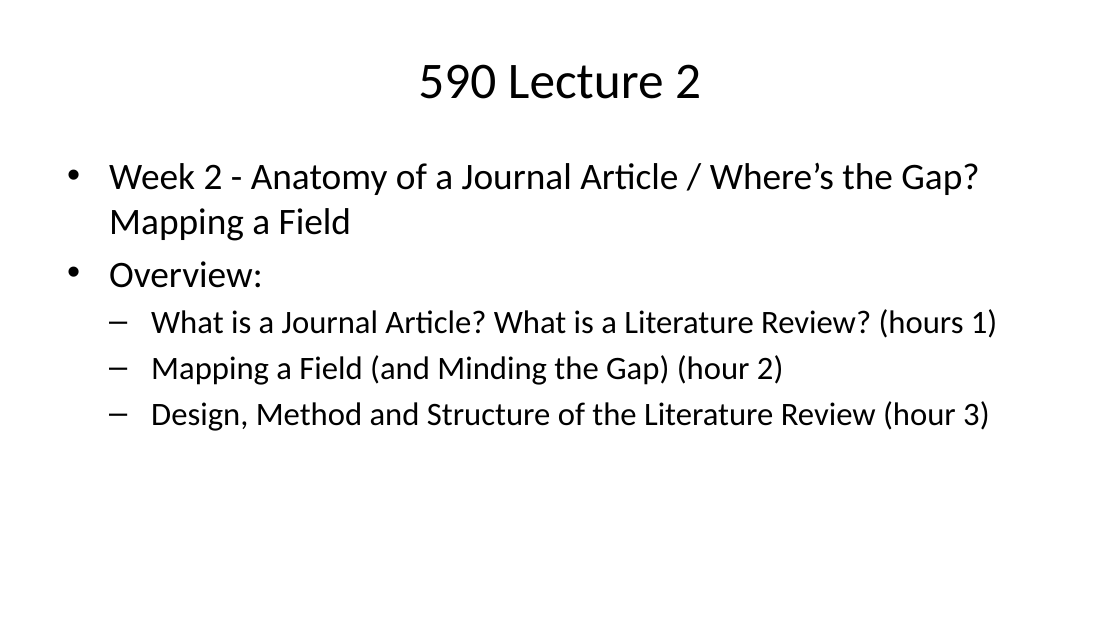
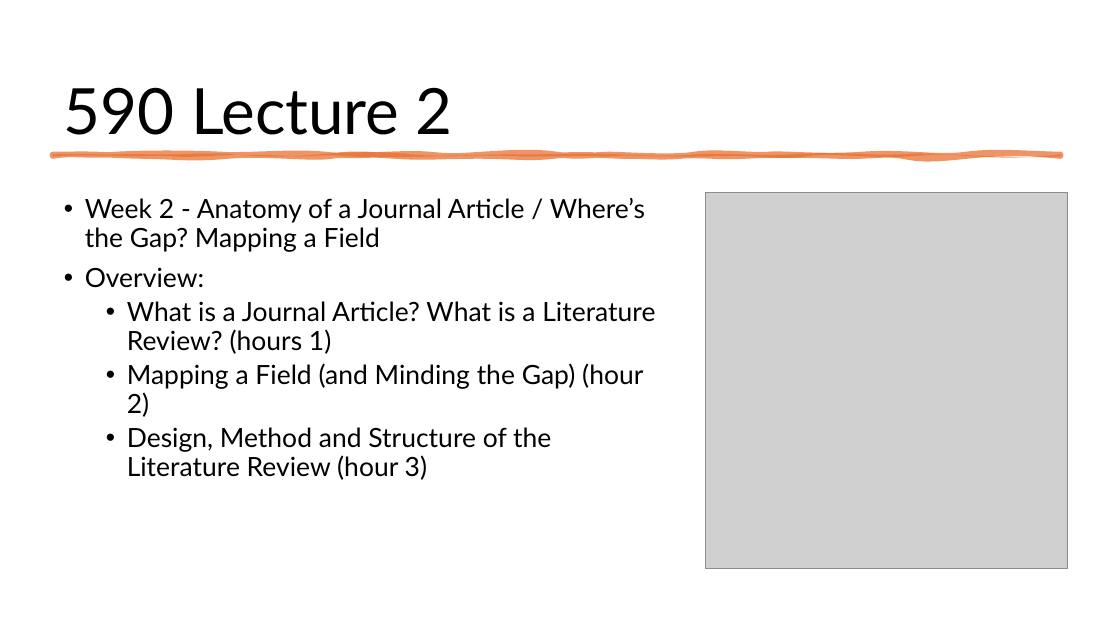
Before and after one commit to liammagee/night-owl, a slide deck: slide 1 of lectures/590-lecture-2.pptx. Drawn at 1120x630 pixels with LibreOffice and Linux fonts; fonts in the diff are those of the drawing; grey boxes stand for pictures. Boxes give left, top, right and bottom in pixels: in the first picture for what was removed or moved away, otherwise in the second. Text is boxed around its words. In the diff, an @@ line names an element or a change of style, - is before the commit and + after.

```diff
--- a/lectures/590-lecture-2.pptx
+++ b/lectures/590-lecture-2.pptx
@@ title "590 Lecture 2" at [64,87,453,135]: size 33 to 41 pt, font Calibri to Lato; alignment centre to left; line spacing 1 to 0.9; vertical alignment middle to bottom @@
@@ freeform shape added at [53,155,1061,156], fill #E97132 at 75% opacity, outline #E97132 3.5 pt @@
@@ text "Week 2 - Anatomy of ...": place and size @@
-text "Week 2 - Anatomy of ..." at [109,162,997,431]
+text "Week 2 - Anatomy of ..." at [85,198,655,480]
@@ text "Week 2 - Anatomy of ..." at [85,198,655,480]: size 24 to 17 pt in "Week 2 - Anatomy of a Journal ...", "Overview:"; font Calibri to Lato; size 21 to 17 pt in "What is a Journal Article? What is ...", "Mapping a Field (and Minding the Gap) ...", "Design, Method and Structure of the Literature ..."; indent changed; line spacing 1 to 0.9; more space between paragraphs; bullet – to • @@
@@ picture added at [706,193,1067,569] @@
```
Also in this commit, not shown: 31 other slides changed, 34 other files.
